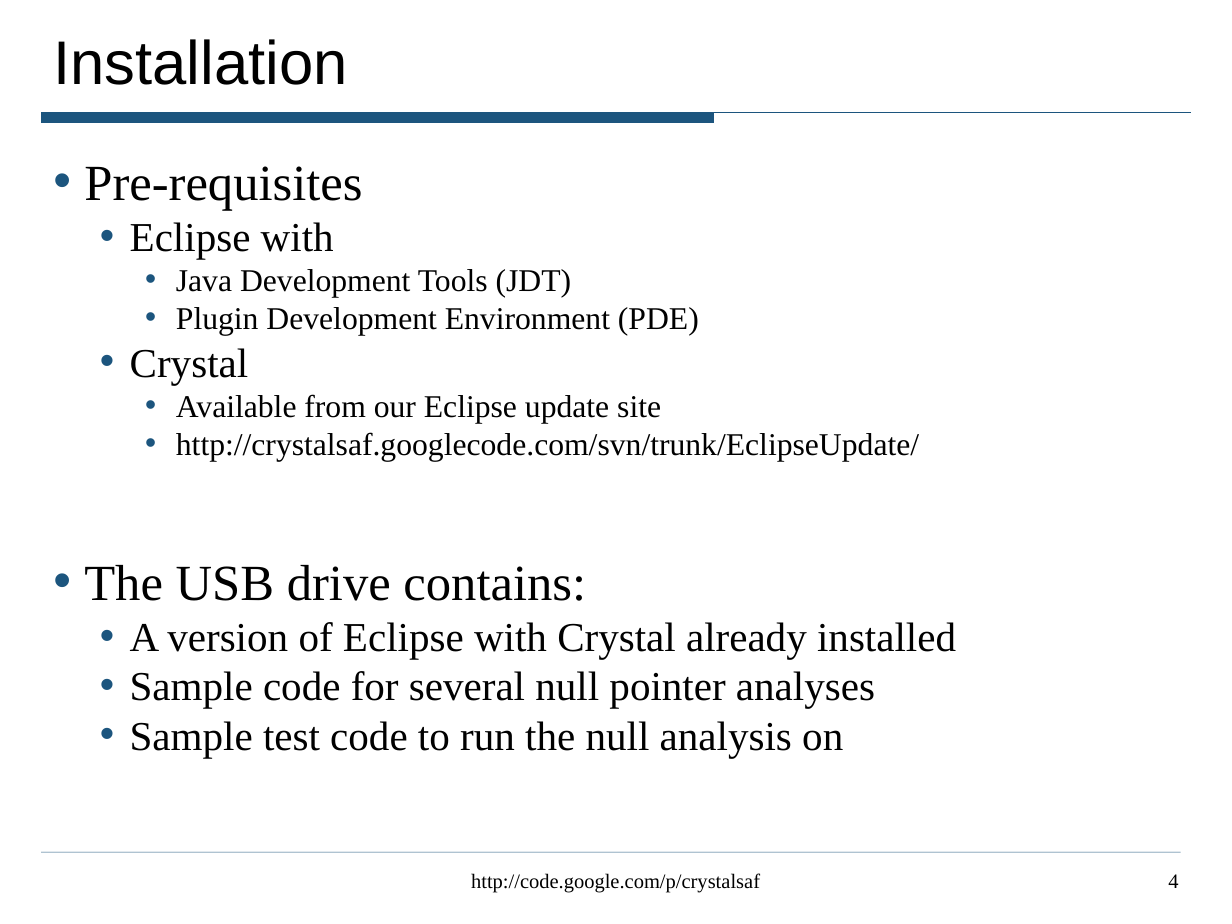
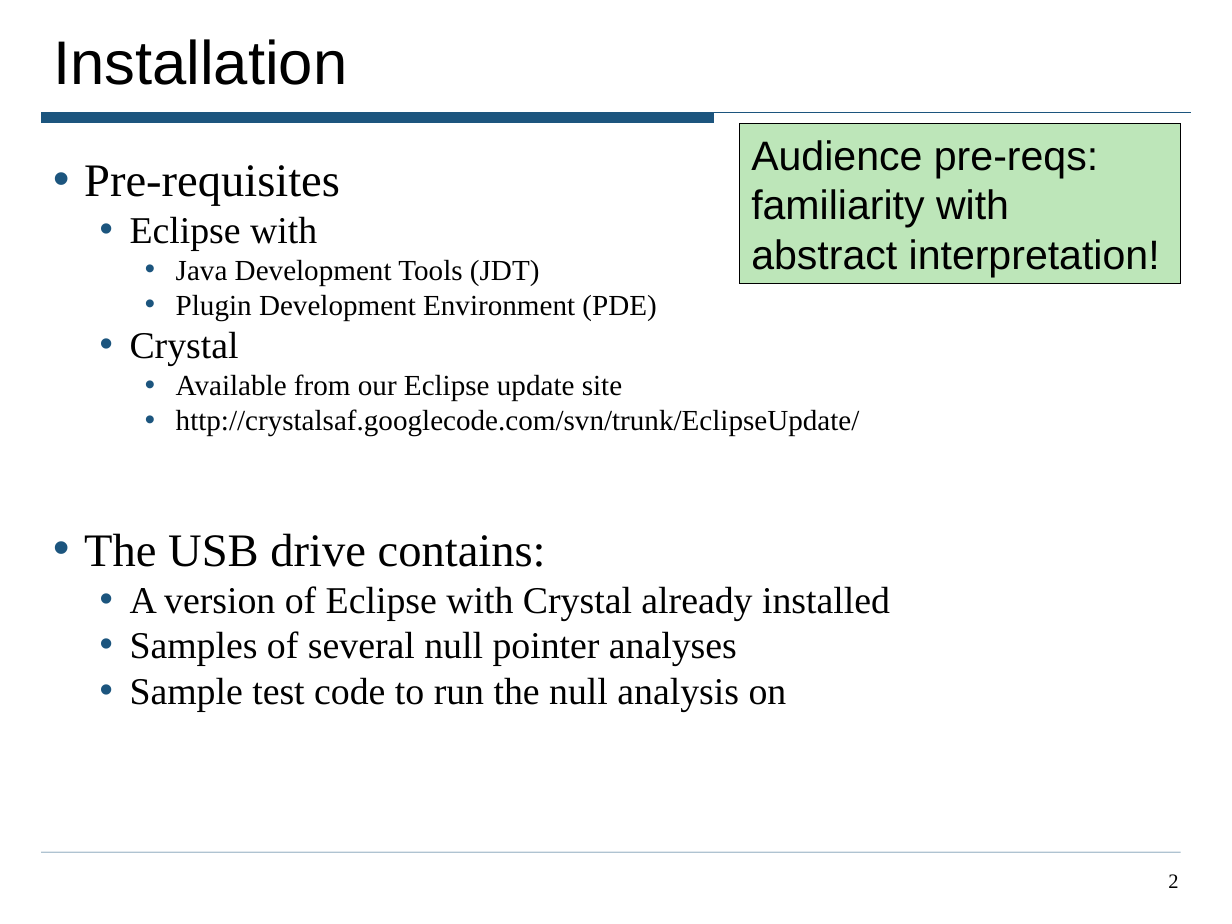
Before and after one commit to roterdam/crystalsaf, a slide deck: slide 2 of TutorialExamples/CrystalTutorial.ppt (slide 4 before the commit). Drawn at 1232x924 pixels with LibreOffice and Linux fonts; fonts in the diff are those of the drawing. Boxes give left, top, right and bottom in pixels: in the first picture for what was removed or moved away, otherwise in the second. Text is boxed around its words. In the diff, an @@ line names an element or a change of style, - is before the commit and + after.

```diff
--- a/TutorialExamples/CrystalTutorial.ppt
+++ b/TutorialExamples/CrystalTutorial.ppt
@@ rectangle added at (739,123,1180,283), fill #BDE6B9, outline #000000 0.74 pt, 24 pt, text #000000 @@
+Audience pre-reqs: familiarity with
+abstract interpretation!
@@ text at (84,165,890,711): size 29.6 to 27.2 pt in "Pre-requisites", "The USB drive contains:"; size 24.1 to 22.1 pt in "Eclipse with", "Crystal", "A version of Eclipse with Crystal already ...", "Sample test code to run the null ..."; size 18.5 to 17 pt in "Java Development Tools (JDT)", "Plugin Development Environment (PDE)", "Available from our Eclipse update site", "http://crystalsaf.googlecode.com/svn/trunk/EclipseUpdate/" @@
@@ text at (130,631,737,666): text changed; size 24.1 to 22.1 pt @@
-  • Sample code for several null pointer analyses
+  • Samples of several null pointer analyses
@@ text removed at (471,873,760,893) @@
-http://code.google.com/p/crystalsaf
@@ page number at (1168,874,1178,888): text changed @@
-4
+2
```
Also in this commit, not shown: 35 other slides changed, 2 slides added.
